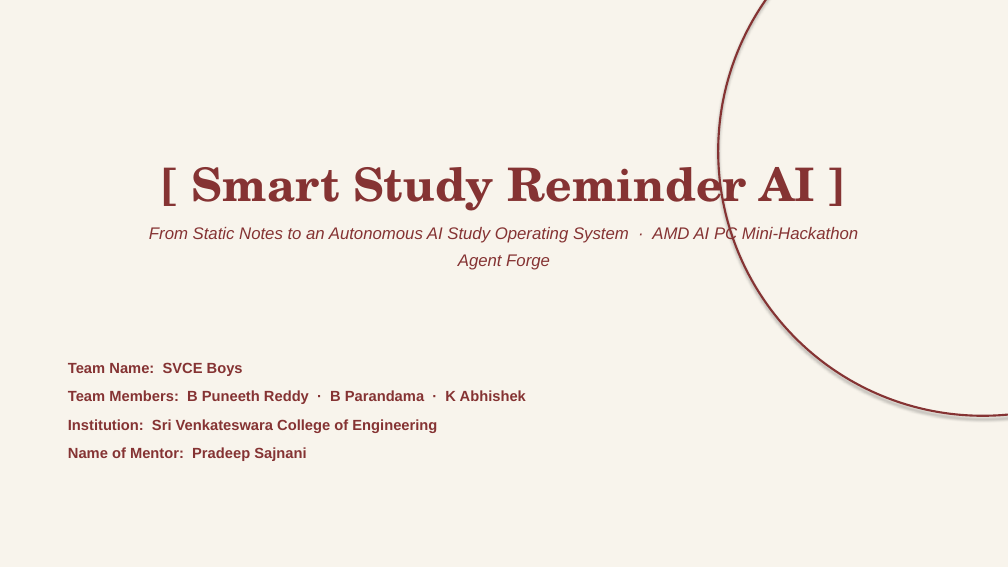
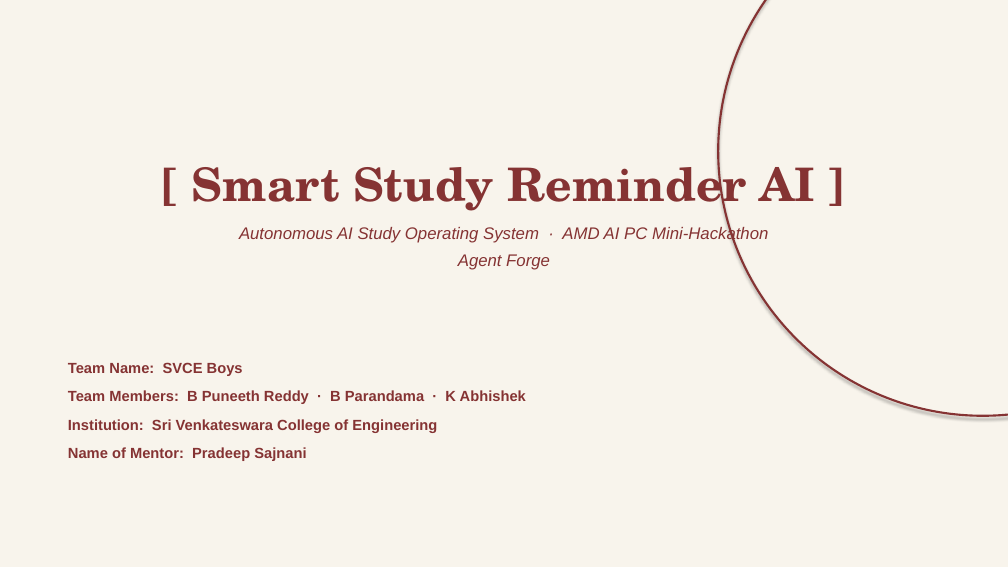
Before and after one commit to BoodiPuneethReddy/smart_remainder, a slide deck: slide 1 of Smart_Study_Reminder_AI_AMD_Hackathon.pptx. Drawn at 1008x567 pixels with LibreOffice and Linux fonts; fonts in the diff are those of the drawing. Boxes give left, top, right and bottom in pixels: in the first picture for what was removed or moved away, otherwise in the second. Text is boxed around its words. In the diff, an @@ line names an element or a change of style, - is before the commit and + after.

Commit message:
feat(agentic): complete time-constraint reasoning & explainable multi-agent study workflow

```diff
--- a/Smart_Study_Reminder_AI_AMD_Hackathon.pptx
+++ b/Smart_Study_Reminder_AI_AMD_Hackathon.pptx
@@ text at <box>239,225,768,243</box>: text changed @@
-From Static Notes to an Autonomous AI Study Operating System · AMD AI PC Mini-Hackathon
+Autonomous AI Study Operating System · AMD AI PC Mini-Hackathon
```
Also in this commit, not shown: 8 other slides changed, 3 other files.
